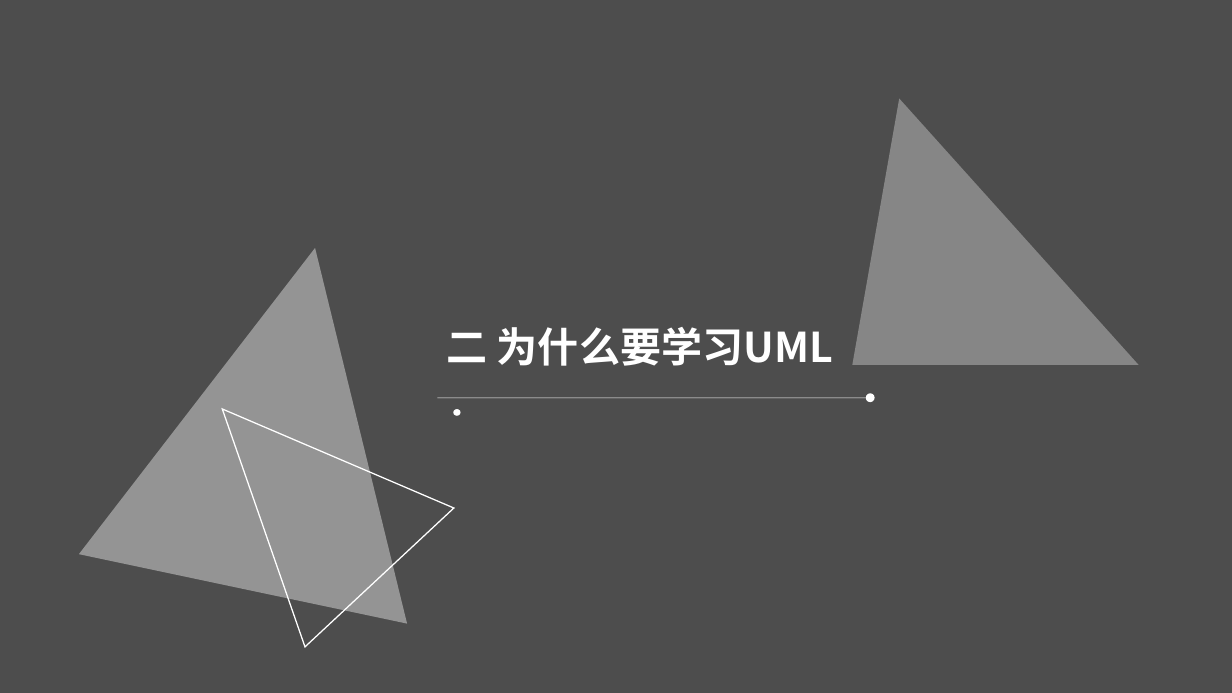
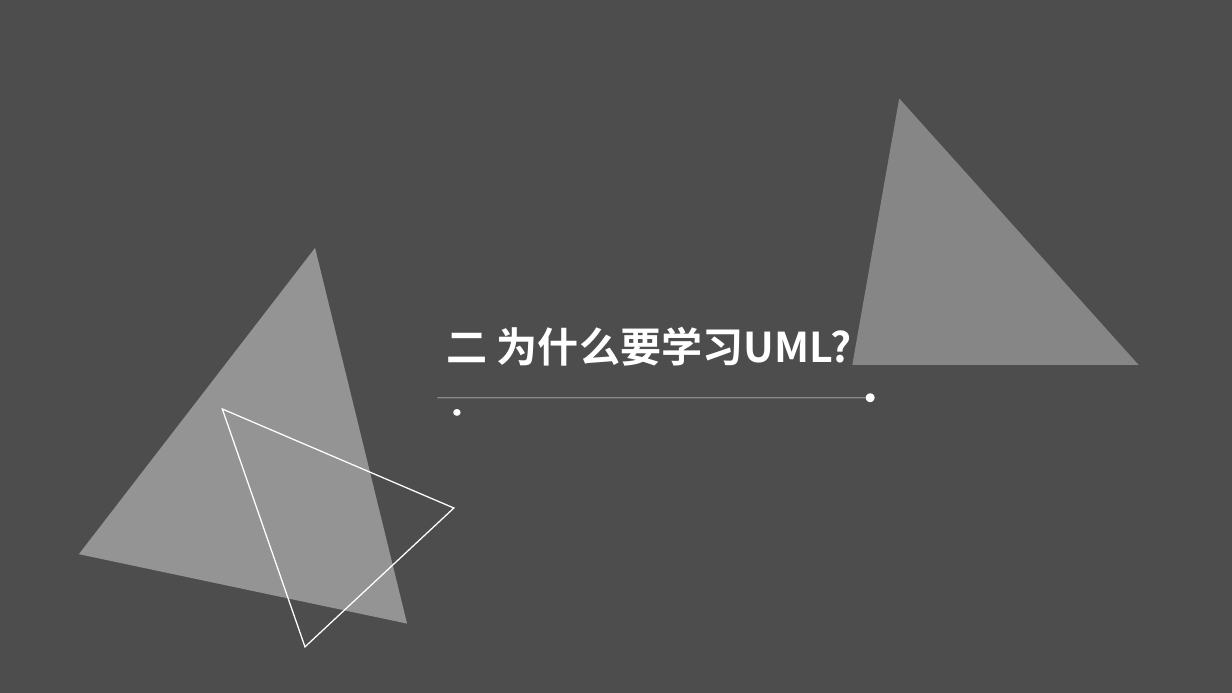
Before and after one commit to woncat/PRD2017, a slide deck: slide 5 of PRD-2017-G25-UML概述PPT V1.0.ppt. Drawn at 1232x693 pixels with LibreOffice and Linux fonts; fonts in the diff are those of the drawing; background and template pictures are left out; a plain dark background stands for a picture behind light text. Boxes give left, top, right and bottom in pixels: in the first picture for what was removed or moved away, otherwise in the second. Text is boxed around its words. In the diff, an @@ line names an element or a change of style, - is before the commit and + after.

```diff
--- a/PRD-2017-G25-UML概述PPT V1.0.ppt
+++ b/PRD-2017-G25-UML概述PPT V1.0.ppt
@@ text at [446, 327, 852, 366]: text changed @@
-二 为什么要学习UML
+二 为什么要学习UML?
```
Also in this commit, not shown: 11 other slides changed.
